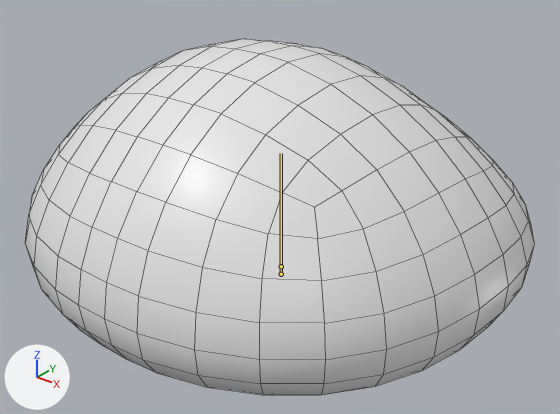
A saved change to the FBX model Content/Characters/Slime/Body/蓄力动画2.fbx.
Camera for both pictures: a 50 mm camera at (1.321, -1.657, 0.894) aimed at (0.036, -0.051, -0.102). Arrows for +X, +Y and +Z are at lower left; the lights stay in place. The older version comes first. Both versions are drawn at frame 21 of the action 'Scene'; the numbers are the values there. The bones that change, and the others that lie on the model, are drawn over the model as lines. Mesh edges are drawn as thin lines.

Names of what the first picture shows: 'body'.
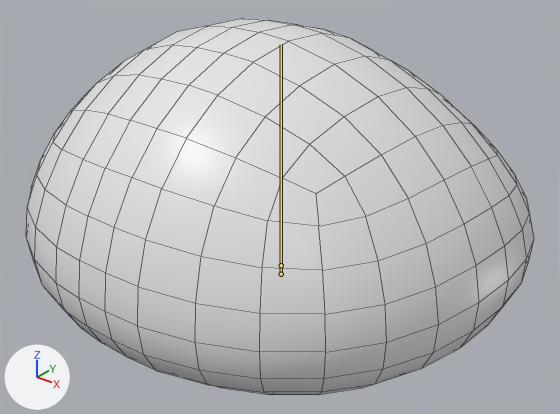
The edits, one by one:
Bone '控制点' (bone_控制点) is rescaled from (0.93, 0.93, 0.93) to (1.0, 1.0, 1.0).
Bone '形变' (bone_形变) is rescaled from (1.15, 1.71, 1.15) to (1.03, 1.71, 1.03).

Changed parts and their boxes (x1, y1, x2, y2) in the pictures (560 x 414 px):
'body', posed: before (25, 39, 535, 395); after (26, 19, 534, 395)
bone '控制点', root to tip: before (281, 274) to (281, 153); after (281, 274) to (281, 143)
bone '形变', root to tip: before (281, 266) to (281, 253); after (281, 265) to (281, 44)
